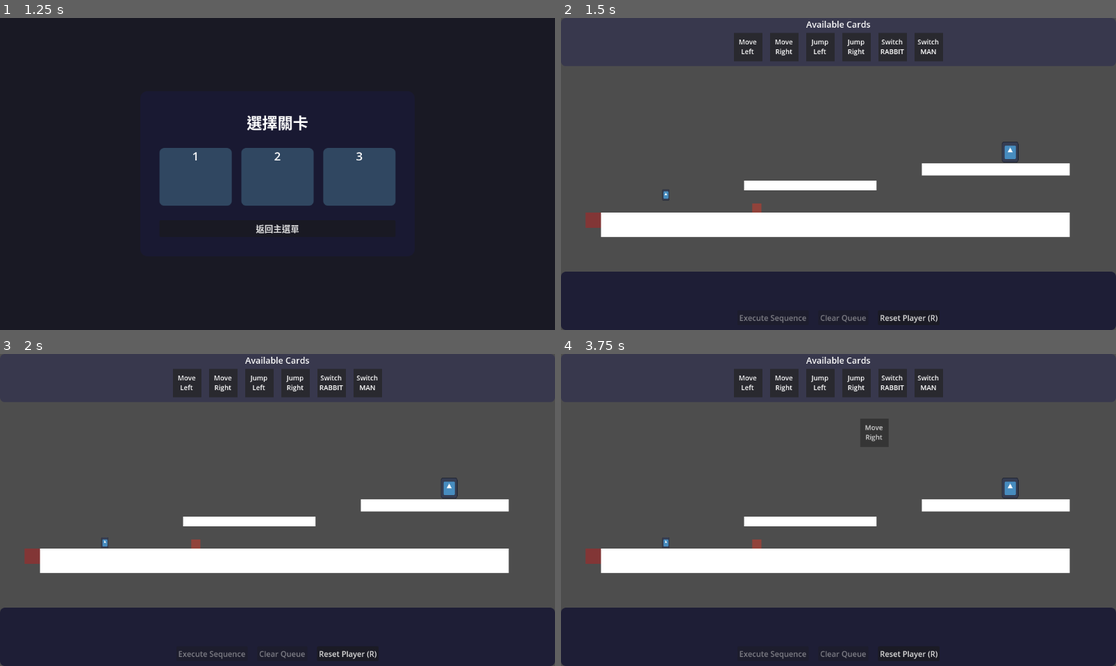
Above: before the commit, frames 1-4 (two rows, left to right).
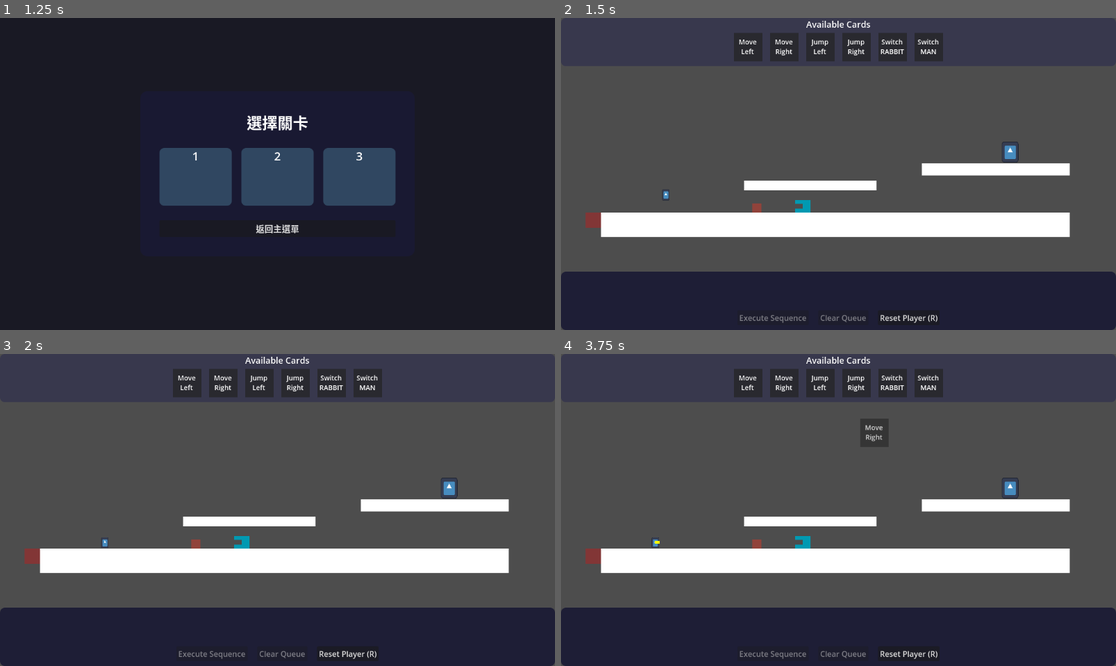
Above: after the commit, the same moments.

Repository: Yuanryan/Rune-Lengend
Game: Godot game, scene res://Scenes/main.tscn
Two runs of this game, one before a commit and one after it. Both use one fixed random seed, a clock stepped at 60 frames per second and the inputs below. The engine's default icon, where the game draws it, is replaced by a stand-in: a white triangle on a blue panel in a dark square.
Inputs (mouse positions are in pixels of both pictures, inside the frame that each line leads up to):
- Up to frame 1 (1.25 s): click "Start" at 0.5 s
- Up to frame 2 (1.5 s): click "🔒" at 1.25 s
- Up to frame 3 (2 s): no input
- Up to frame 4 (3.75 s): click "Reset Player (R)" at 2 s; tap Enter (ui_accept) at 2.75 s; drag from (749, 382) to (1010, 488) at 2.77 s; drag from (783, 382) to (1010, 488) at 3.52 s

Frame 1 is identical in both runs. In frame 2, less than 0.1% of the frame differs, in the area x 42-45%, y 58-63%; in frame 3, less than 0.1%; in frame 4, 0.2%, in the area x 16-45%, y 58-63%.

Commit message:
update structure

Diff:
--- a/Resources/Levels/level_1.tres
+++ b/Resources/Levels/level_1.tres
@@ -1,6 +1,6 @@
 [gd_resource type="Resource" script_class="LevelResource" load_steps=2 format=3 uid="uid://dbub6xik5cwhs"]
 
-[ext_resource type="Script" uid="uid://bnoi35lwldban" path="res://Scripts/Level/level_resource.gd" id="1_0x8k2"]
+[ext_resource type="Script" uid="uid://bnoi35lwldban" path="res://Scripts/Level/Core/level_resource.gd" id="1_0x8k2"]
 
 [resource]
 script = ExtResource("1_0x8k2")
--- a/Resources/Levels/level_2.tres
+++ b/Resources/Levels/level_2.tres
@@ -1,6 +1,6 @@
 [gd_resource type="Resource" script_class="LevelResource" load_steps=2 format=3 uid="uid://ctd8etfsbs10v"]
 
-[ext_resource type="Script" uid="uid://bnoi35lwldban" path="res://Scripts/Level/level_resource.gd" id="1_guwgs"]
+[ext_resource type="Script" uid="uid://bnoi35lwldban" path="res://Scripts/Level/Core/level_resource.gd" id="1_guwgs"]
 
 [resource]
 script = ExtResource("1_guwgs")
--- /dev/null
+++ b/Scenes/LevelEdit/Objects/bullet.tscn
@@ -0,0 +1,31 @@
+[gd_scene load_steps=4 format=3 uid="uid://2eslwfy76gub"]
+
+[ext_resource type="Script" uid="uid://cnm3xun2xj52v" path="res://Scripts/Level/Objects/bullet.gd" id="1_bullet"]
+[ext_resource type="Script" uid="uid://b2kblq0fp8sx5" path="res://Scripts/Level/Objects/damage_area.gd" id="2_5lsg6"]
+
+[sub_resource type="RectangleShape2D" id="RectangleShape2D_1"]
+size = Vector2(8, 4)
+
+[node name="Bullet" type="CharacterBody2D"]
+collision_layer = 4
+script = ExtResource("1_bullet")
+
+[node name="CollisionShape2D" type="CollisionShape2D" parent="."]
+shape = SubResource("RectangleShape2D_1")
+
+[node name="Sprite2D" type="ColorRect" parent="."]
+offset_left = -6.0
+offset_top = -4.0
+offset_right = 6.0
+offset_bottom = 4.0
+color = Color(1, 1, 0, 1)
+
+[node name="DamageArea" type="Area2D" parent="."]
+unique_name_in_owner = true
+collision_layer = 4
+collision_mask = 2
+script = ExtResource("2_5lsg6")
+
+[node name="CollisionPolygon2D" type="CollisionPolygon2D" parent="DamageArea"]
+position = Vector2(-4, -4)
+polygon = PackedVector2Array(-2, 0, 10, 0, 10, 8, -2, 8)
--- a/Scenes/LevelEdit/checkpoint.tscn
+++ b/Scenes/LevelEdit/Objects/checkpoint.tscn
@@ -1,6 +1,6 @@
 [gd_scene load_steps=4 format=3 uid="uid://ctp1234l38t1a"]
 
-[ext_resource type="Script" uid="uid://clnm46es0a0up" path="res://Scripts/Level/checkpoint.gd" id="1_5xexx"]
+[ext_resource type="Script" uid="uid://clnm46es0a0up" path="res://Scripts/Level/Objects/checkpoint.gd" id="1_5xexx"]
 [ext_resource type="Texture2D" uid="uid://bqqm0qxmhq7yv" path="res://icon.svg" id="2_8jbrj"]
 
 [sub_resource type="RectangleShape2D" id="RectangleShape2D_ddtxo"]
--- a/Scenes/LevelEdit/damage_area.tscn
+++ b/Scenes/LevelEdit/Objects/damage_area.tscn
@@ -1,6 +1,6 @@
 [gd_scene load_steps=2 format=3 uid="uid://dakout3cuxl2s"]
 
-[ext_resource type="Script" uid="uid://b2kblq0fp8sx5" path="res://Scripts/Level/damage_area.gd" id="1_damage_area"]
+[ext_resource type="Script" uid="uid://b2kblq0fp8sx5" path="res://Scripts/Level/Objects/damage_area.gd" id="1_damage_area"]
 
 [node name="DamageArea" type="Area2D"]
 collision_layer = 4
--- a/Scenes/LevelEdit/land.tscn
+++ b/Scenes/LevelEdit/Objects/land.tscn
@@ -1,6 +1,6 @@
 [gd_scene load_steps=2 format=3 uid="uid://bn81qjmigxgbl"]
 
-[ext_resource type="Script" uid="uid://bspbmogf57u3v" path="res://Scripts/Level/land_tool.gd" id="1_s5vhh"]
+[ext_resource type="Script" uid="uid://bspbmogf57u3v" path="res://Scripts/Level/Tools/land_tool.gd" id="1_s5vhh"]
 
 [node name="Land" type="StaticBody2D"]
 script = ExtResource("1_s5vhh")
--- a/Scenes/LevelEdit/spike.tscn
+++ b/Scenes/LevelEdit/Objects/spike.tscn
@@ -1,6 +1,6 @@
 [gd_scene load_steps=3 format=3 uid="uid://cjnqrwfc3b3qd"]
 
-[ext_resource type="Script" uid="uid://b2kblq0fp8sx5" path="res://Scripts/Level/damage_area.gd" id="1_gkjvs"]
+[ext_resource type="Script" uid="uid://b2kblq0fp8sx5" path="res://Scripts/Level/Objects/damage_area.gd" id="1_gkjvs"]
 
 [sub_resource type="RectangleShape2D" id="RectangleShape2D_dnriv"]
 
--- /dev/null
+++ b/Scenes/LevelEdit/Objects/turret.tscn
@@ -0,0 +1,30 @@
+[gd_scene load_steps=3 format=3 uid="uid://btpopvnwbia8c"]
+
+[ext_resource type="Script" uid="uid://b6id6yl7eobqq" path="res://Scripts/Level/Objects/turret.gd" id="1_turret"]
+
+[sub_resource type="RectangleShape2D" id="RectangleShape2D_1"]
+size = Vector2(40, 32)
+
+[node name="Turret" type="StaticBody2D"]
+collision_mask = 2
+script = ExtResource("1_turret")
+
+[node name="BaseSprite" type="ColorRect" parent="."]
+offset_right = 40.0
+offset_bottom = 32.0
+color = Color(0, 0.6, 0.69803923, 1)
+
+[node name="CollisionShape2D" type="CollisionShape2D" parent="."]
+position = Vector2(20, 16)
+shape = SubResource("RectangleShape2D_1")
+debug_color = Color(0, 0.6, 0.69803923, 1)
+
+[node name="GunSprite" type="ColorRect" parent="."]
+offset_left = 20.0
+offset_top = 10.0
+offset_right = 52.0
+offset_bottom = 22.0
+color = Color(0.3, 0.3, 0.3, 1)
+
+[node name="FirePoint" type="Marker2D" parent="."]
+position = Vector2(56, 16)
--- a/Scenes/LevelEdit/land_edit_tool.tscn
+++ b/Scenes/LevelEdit/Tools/land_edit_tool.tscn
@@ -1,6 +1,6 @@
 [gd_scene load_steps=2 format=3 uid="uid://cplrsetwf82ks"]
 
-[ext_resource type="Script" uid="uid://wjxwuo7j2ejx" path="res://Scripts/Level/land_edit_tool.gd" id="1_v7j65"]
+[ext_resource type="Script" uid="uid://wjxwuo7j2ejx" path="res://Scripts/Level/Tools/land_edit_tool.gd" id="1_v7j65"]
 
 [node name="LandEditTool" type="Node2D"]
 script = ExtResource("1_v7j65")
--- a/Scenes/Levels/level_1.tscn
+++ b/Scenes/Levels/level_1.tscn
@@ -1,12 +1,13 @@
-[gd_scene load_steps=8 format=3 uid="uid://dqtphadkel0dl"]
+[gd_scene load_steps=9 format=3 uid="uid://dqtphadkel0dl"]
 
-[ext_resource type="Script" uid="uid://bfeqcf2b658ki" path="res://Scripts/Level/level.gd" id="1_0x8k9"]
-[ext_resource type="PackedScene" uid="uid://cplrsetwf82ks" path="res://Scenes/LevelEdit/land_edit_tool.tscn" id="2_3mqfk"]
-[ext_resource type="PackedScene" uid="uid://bn81qjmigxgbl" path="res://Scenes/LevelEdit/land.tscn" id="2_4dpyx"]
+[ext_resource type="Script" uid="uid://bfeqcf2b658ki" path="res://Scripts/Level/Objects/level.gd" id="1_0x8k9"]
+[ext_resource type="PackedScene" uid="uid://cplrsetwf82ks" path="res://Scenes/LevelEdit/Tools/land_edit_tool.tscn" id="2_3mqfk"]
+[ext_resource type="PackedScene" uid="uid://bn81qjmigxgbl" path="res://Scenes/LevelEdit/Objects/land.tscn" id="2_4dpyx"]
 [ext_resource type="Resource" uid="uid://dbub6xik5cwhs" path="res://Resources/Levels/level_1.tres" id="2_iixi8"]
-[ext_resource type="PackedScene" uid="uid://ctp1234l38t1a" path="res://Scenes/LevelEdit/checkpoint.tscn" id="5_cyadu"]
-[ext_resource type="PackedScene" uid="uid://dakout3cuxl2s" path="res://Scenes/LevelEdit/damage_area.tscn" id="6_5f3p6"]
-[ext_resource type="PackedScene" uid="uid://cjnqrwfc3b3qd" path="res://Scenes/LevelEdit/spike.tscn" id="6_xgxfi"]
+[ext_resource type="PackedScene" uid="uid://ctp1234l38t1a" path="res://Scenes/LevelEdit/Objects/checkpoint.tscn" id="5_cyadu"]
+[ext_resource type="PackedScene" uid="uid://dakout3cuxl2s" path="res://Scenes/LevelEdit/Objects/damage_area.tscn" id="6_5f3p6"]
+[ext_resource type="PackedScene" uid="uid://cjnqrwfc3b3qd" path="res://Scenes/LevelEdit/Objects/spike.tscn" id="6_xgxfi"]
+[ext_resource type="PackedScene" uid="uid://btpopvnwbia8c" path="res://Scenes/LevelEdit/Objects/turret.tscn" id="8_jv26f"]
 
 [node name="Level1" type="Node2D"]
 script = ExtResource("1_0x8k9")
@@ -94,6 +95,10 @@
 [node name="Spike" parent="." instance=ExtResource("6_xgxfi")]
 position = Vector2(-176, 384)
 
+[node name="Turret" parent="." instance=ExtResource("8_jv26f")]
+position = Vector2(-24, 408)
+rotation = -3.1415882
+
 [editable path="Land"]
 [editable path="Land2"]
 [editable path="Land3"]
--- a/Scenes/Levels/level_2.tscn
+++ b/Scenes/Levels/level_2.tscn
@@ -1,10 +1,10 @@
 [gd_scene load_steps=6 format=3 uid="uid://crejoacv1bekc"]
 
-[ext_resource type="Script" uid="uid://bfeqcf2b658ki" path="res://Scripts/Level/level.gd" id="1_oylv5"]
+[ext_resource type="Script" uid="uid://bfeqcf2b658ki" path="res://Scripts/Level/Objects/level.gd" id="1_oylv5"]
 [ext_resource type="Resource" uid="uid://ctd8etfsbs10v" path="res://Resources/Levels/level_2.tres" id="2_ovj6s"]
-[ext_resource type="PackedScene" uid="uid://cplrsetwf82ks" path="res://Scenes/LevelEdit/land_edit_tool.tscn" id="2_w2ac1"]
-[ext_resource type="PackedScene" uid="uid://bn81qjmigxgbl" path="res://Scenes/LevelEdit/land.tscn" id="3_ovj6s"]
-[ext_resource type="PackedScene" uid="uid://ctp1234l38t1a" path="res://Scenes/LevelEdit/checkpoint.tscn" id="3_w2ac1"]
+[ext_resource type="PackedScene" uid="uid://cplrsetwf82ks" path="res://Scenes/LevelEdit/Tools/land_edit_tool.tscn" id="2_w2ac1"]
+[ext_resource type="PackedScene" uid="uid://bn81qjmigxgbl" path="res://Scenes/LevelEdit/Objects/land.tscn" id="3_ovj6s"]
+[ext_resource type="PackedScene" uid="uid://ctp1234l38t1a" path="res://Scenes/LevelEdit/Objects/checkpoint.tscn" id="3_w2ac1"]
 
 [node name="Level2" type="Node2D"]
 script = ExtResource("1_oylv5")
--- a/Scenes/Levels/level_3.tscn
+++ b/Scenes/Levels/level_3.tscn
@@ -1,6 +1,6 @@
 [gd_scene load_steps=2 format=3 uid="uid://tfcjg7fjjx0j"]
 
-[ext_resource type="Script" uid="uid://bfeqcf2b658ki" path="res://Scripts/Level/level.gd" id="1_us8ef"]
+[ext_resource type="Script" uid="uid://bfeqcf2b658ki" path="res://Scripts/Level/Objects/level.gd" id="1_us8ef"]
 
 [node name="Level3" type="Node2D"]
 script = ExtResource("1_us8ef")
--- /dev/null
+++ b/Scripts/Level/Objects/bullet.gd
@@ -0,0 +1,46 @@
+# Bullet.gd
+# 子彈類別，包含傷害區域
+extends CharacterBody2D
+class_name Bullet
+
+# 子彈屬性
+@export var speed: float = 500.0
+@export var lifetime: float = 3.0
+@export var damage: int = 1
+
+# 傷害區域
+@onready var damage_area: DamageArea = %DamageArea
+
+# 計時器
+var _lifetime_timer: float = 0.0
+
+
+func _physics_process(delta: float) -> void:
+    # 更新生命週期計時器
+    _lifetime_timer += delta
+
+    # 檢查是否超過生命週期
+    if _lifetime_timer >= lifetime:
+        _destroy_bullet()
+    move_and_slide()
+
+func shoot(direction: Vector2) -> void:
+    """發射子彈"""
+    # 設置初始速度
+    velocity = direction.normalized() * speed
+    print(velocity)
+    # 旋轉子彈朝向移動方向
+    rotation = direction.angle()
+
+func _on_player_died(player: Player) -> void:
+    """當玩家死亡時銷毀子彈"""
+    print("子彈擊中玩家，銷毀子彈")
+    _destroy_bullet()
+
+func _destroy_bullet() -> void:
+    """銷毀子彈"""
+    queue_free()
+
+func _on_body_entered(body: Node2D) -> void:
+    """當子彈碰撞到其他物體時"""
+    _destroy_bullet()
--- /dev/null
+++ b/Scripts/Level/Objects/turret.gd
@@ -0,0 +1,90 @@
+# Turret.gd
+# 砲塔類別，會發射包含傷害區域的子彈
+extends StaticBody2D
+class_name Turret
+
+# 砲塔屬性
+@export var fire_rate: float = 1.0  ## 每秒發射次數
+@export var bullet_speed: float = 500.0
+@export var bullet_scene: PackedScene = preload("uid://2eslwfy76gub")
+
+# 節點引用
+@onready var fire_point: Marker2D = $FirePoint
+@onready var base_sprite: ColorRect = $BaseSprite
+
+# 內部變數
+var _fire_timer: float = 0.0
+var _fire_direction: Vector2 = Vector2.RIGHT  # 計算出的射擊方向
+
+# 信號
+signal bullet_fired(bullet: RigidBody2D)
+
+func _ready() -> void:
+    # 如果沒有設置發射點，創建一個
+    if not fire_point:
+        fire_point = Marker2D.new()
+        fire_point.name = "FirePoint"
+        fire_point.position = Vector2(30, 0)  # 預設在右側
+        add_child(fire_point)
+
+    # 根據發射點相對於BaseSprite中心的位置計算射擊方向
+    _calculate_fire_direction()
+
+func _physics_process(delta: float) -> void:
+    # 如果自動射擊，更新射擊計時器
+    _update_fire_timer(delta)
+
+func _update_fire_timer(delta: float) -> void:
+    """更新射擊計時器"""
+    _fire_timer += delta
+
+    # 檢查是否可以射擊
+    if _fire_timer >= 1.0 / fire_rate:
+        _fire_bullet()
+        _fire_timer = 0.0
+
+func _fire_bullet() -> void:
+    """發射子彈"""
+    if not bullet_scene or not fire_point:
+        print("砲塔：缺少子彈場景或發射點")
+        return
+
+    # 實例化子彈
+    var bullet = bullet_scene.instantiate()
+    if not bullet:
+        print("砲塔：無法實例化子彈")
+        return
+
+    # 將子彈添加到場景
+    get_tree().current_scene.add_child(bullet)
+
+    # 設置子彈位置和方向
+    bullet.global_position = fire_point.global_position
+    bullet.shoot(_fire_direction)
+
+    # 發出射擊信號
+    bullet_fired.emit(bullet)
+
+
+func manual_fire() -> void:
+    """手動射擊"""
+    _fire_bullet()
+
+func set_fire_rate(rate: float) -> void:
+    """設置射擊頻率"""
+    fire_rate = max(0.1, rate)  # 最小0.1秒間隔
+
+func _calculate_fire_direction() -> void:
+    """根據發射點相對於BaseSprite中心的位置計算射擊方向"""
+    if fire_point and base_sprite:
+        # 計算BaseSprite的中心點
+        var base_center = Vector2(base_sprite.size.x / 2, base_sprite.size.y / 2)
+
+        # 計算從BaseSprite中心到發射點的方向向量
+        var direction_vector = base_center - fire_point.position
+
+        # 正規化方向向量
+        if direction_vector.length() > 0:
+            _fire_direction = direction_vector.normalized()
+        else:
+            _fire_direction = Vector2.RIGHT  # 預設向右
Renamed: Scenes/LevelEdit/moving_platforom.tscn -> Scenes/LevelEdit/Objects/moving_platforom.tscn
Renamed: Scenes/LevelEdit/starting_point.tscn -> Scenes/LevelEdit/Objects/starting_point.tscn
Renamed: Scripts/Level/level_resource.gd -> Scripts/Level/Core/level_resource.gd
Renamed: Scripts/Level/level_resource.gd.uid -> Scripts/Level/Core/level_resource.gd.uid
Not shown, added: Scripts/Level/Objects/bullet.gd.uid
Renamed: Scripts/Level/checkpoint.gd -> Scripts/Level/Objects/checkpoint.gd
Renamed: Scripts/Level/checkpoint.gd.uid -> Scripts/Level/Objects/checkpoint.gd.uid
Renamed: Scripts/Level/damage_area.gd -> Scripts/Level/Objects/damage_area.gd
Renamed: Scripts/Level/damage_area.gd.uid -> Scripts/Level/Objects/damage_area.gd.uid
Renamed: Scripts/Level/level.gd -> Scripts/Level/Objects/level.gd
Renamed: Scripts/Level/level.gd.uid -> Scripts/Level/Objects/level.gd.uid
Not shown, added: Scripts/Level/Objects/turret.gd.uid
(and 15 more such lines)
